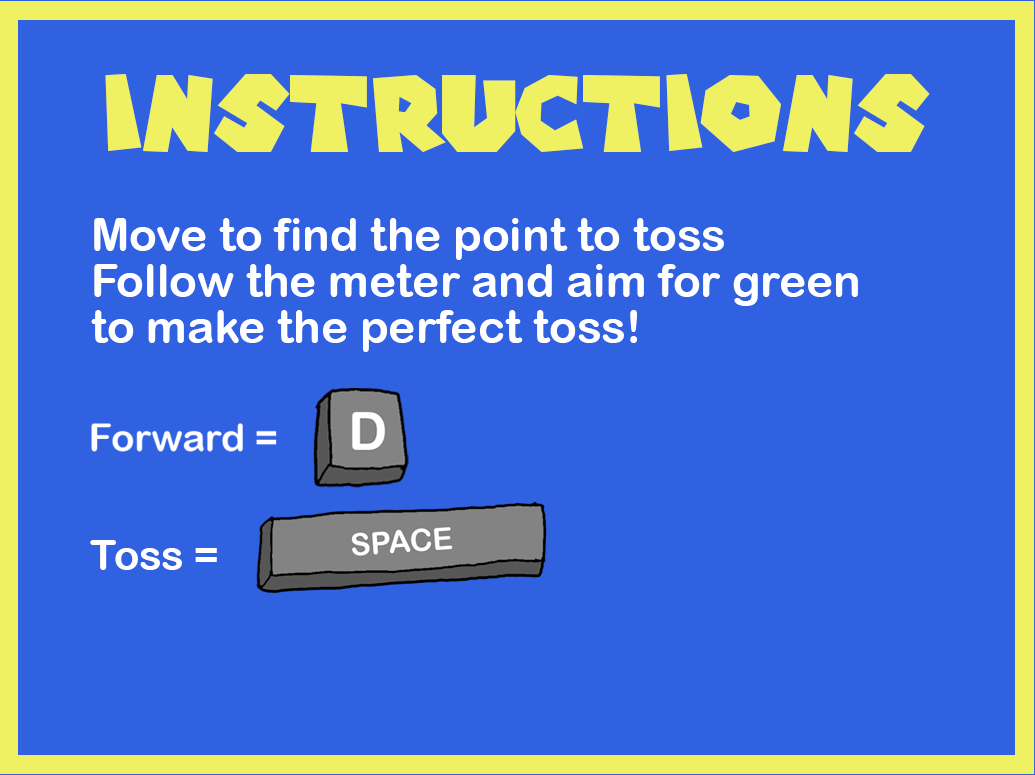
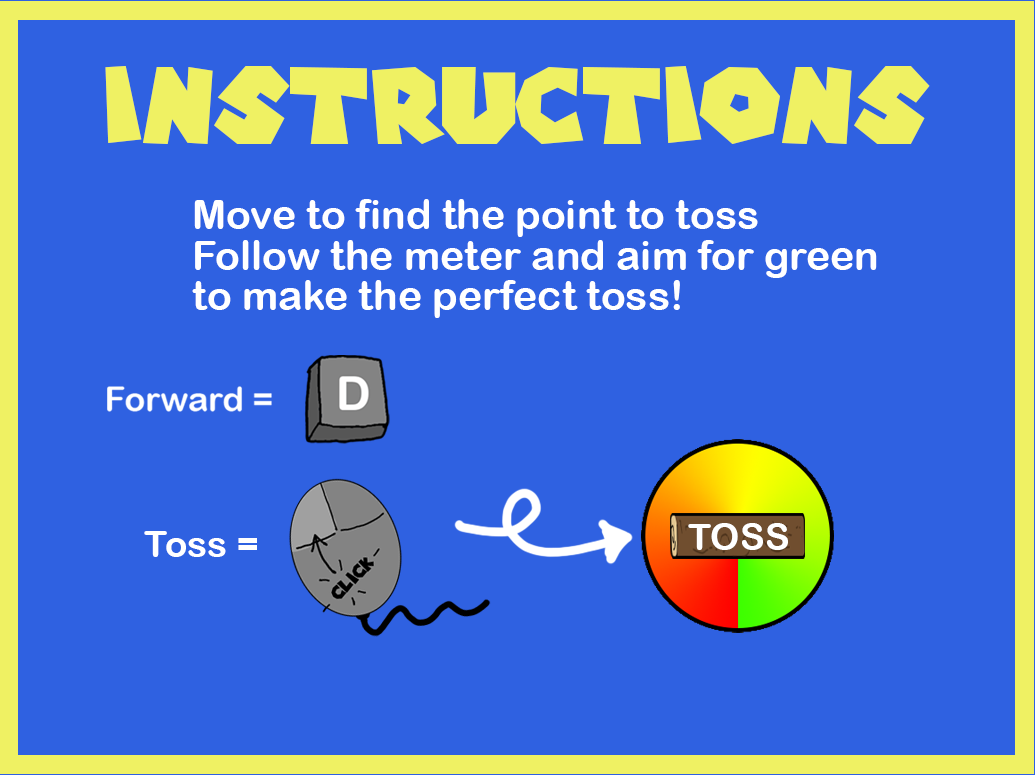
Before/after of a w=1035, h=775 layered artwork. What changed in the layer stack:
removed layer "Layer 3" over [256, 501, 547, 594]
added layer "Layer 7" above "Layer 4" over [454, 488, 633, 565]
added layer "Layer 4" above "Move to find the point to toss Follow the meter and aim for gre" over [289, 478, 491, 637]
painted on "Move to find the point to toss Follow the meter and aim for gre" over [91, 199, 877, 352]
painted on "Forward =" over [91, 355, 409, 488]
added layer "TOSS" above "Layer 6" over [688, 523, 788, 550]
added layer "Layer 6" above "Layer 5" over [670, 513, 805, 559]
added layer "Layer 5" above "Toss =" over [641, 439, 834, 633]
painted on "Toss =" over [90, 531, 257, 570]
painted on "Instructions" over [105, 66, 930, 152]
